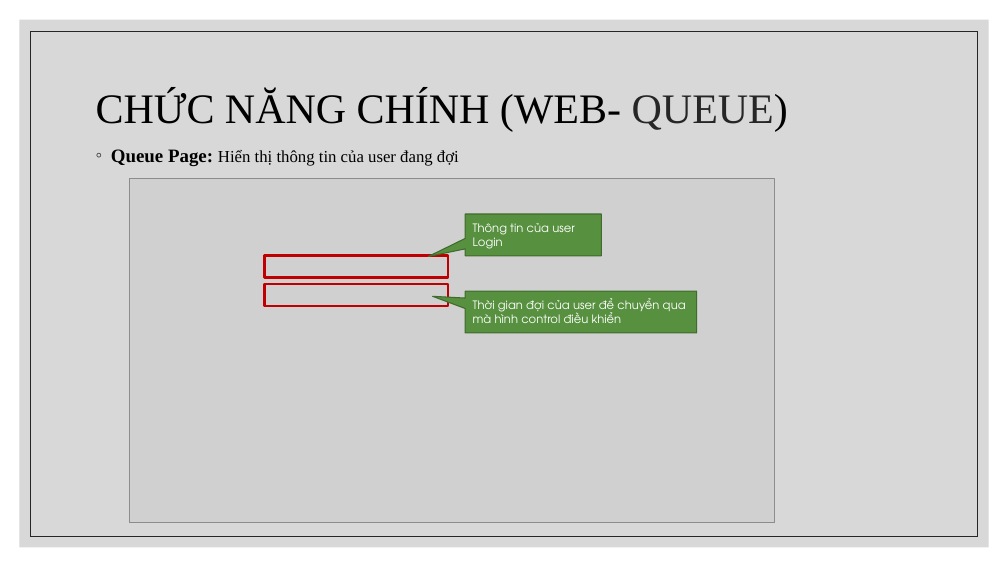
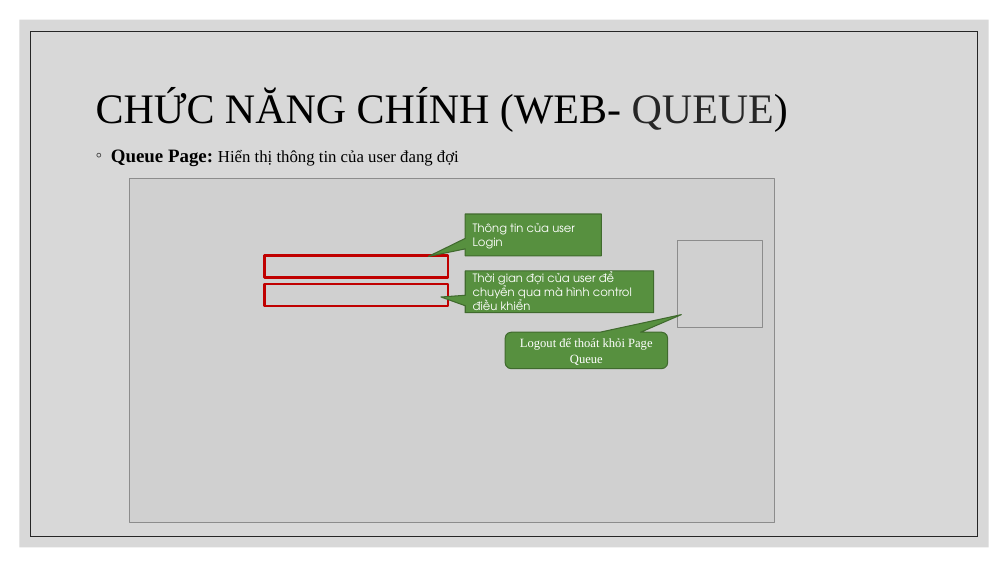
Before and after one commit to chet7h/restart_computer, a slide deck: slide 9 of Restart Computer.pptx. Drawn at 1008x567 pixels with LibreOffice and Linux fonts; fonts in the diff are those of the drawing; grey boxes stand for pictures. Boxes give left, top, right and bottom in pixels: in the first picture for what was removed or moved away, otherwise in the second. Text is boxed around its words. In the diff, an @@ line names an element or a change of style, - is before the commit and + after.

```diff
--- a/Restart Computer.pptx
+++ b/Restart Computer.pptx
@@ picture added at (678, 240, 762, 327) @@
@@ speech box "Thời gian đợi của user ...": place and size @@
-speech box "Thời gian đợi của user ..." at (465, 291, 696, 333)
+speech box "Thời gian đợi của user ..." at (465, 271, 653, 312)
@@ speech box "Thời gian đợi của user ..." at (465, 271, 653, 312): proportions changed @@
@@ rounded speech box added at (505, 332, 668, 368), fill #57903F, outline #406B2F 1 pt, 12 pt, text #FFFFFF @@
+Logout để thoát khỏi Page Queue
```
Also in this commit, not shown: 1 slide added.
